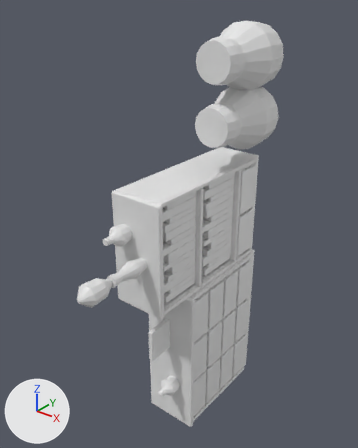
The OBJ model landstalker/data/proxies/merc_chest_718.obj as it was, and as the next commit left it.
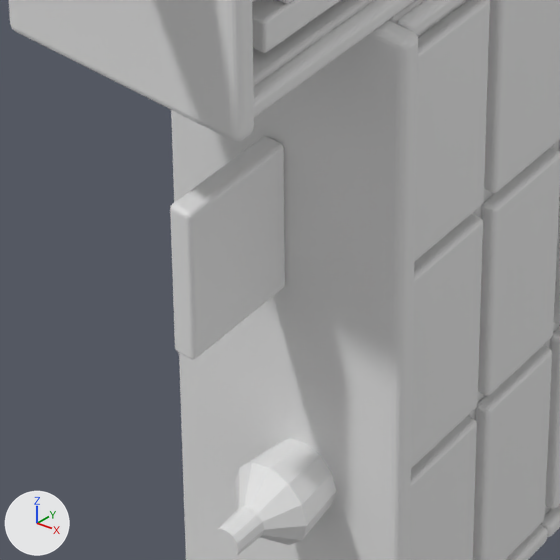
There are two pictures of each version: one whole from a 50 mm camera at (292.5, -126.6, 318.3) aimed at (216.3, -31.4, 259.2), one close up on the part from 33% to 62% of the width and 65% to 89% of the height. Lighting does not change. The marker at lower left points along +X, +Y and +Z. The first two pictures are the older version. Where no turn or scale is listed for an object, it has been applied to the vertices. Vertices at exactly the same position are counted once.

The first close-up shows 'merc_chest_718'.
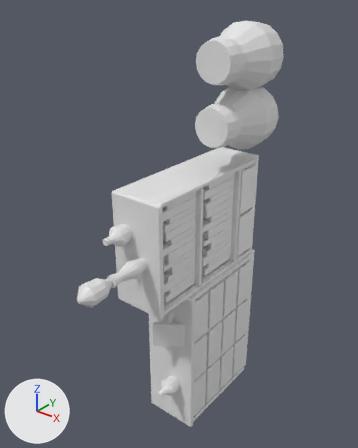
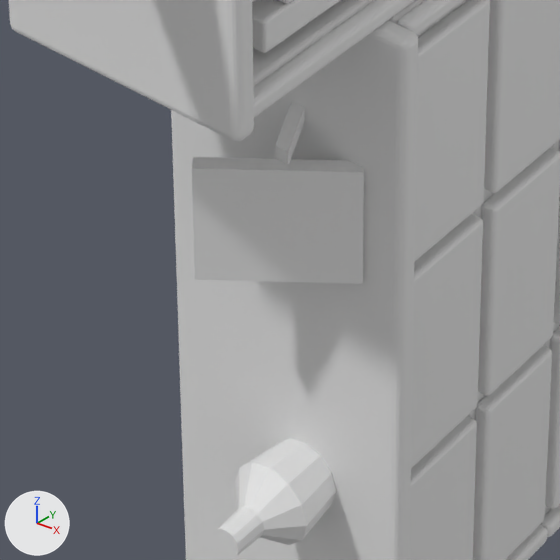
Patch to the scene script:
```diff
--- a/landstalker/data/proxies/merc_chest_718.obj.py
+++ b/landstalker/data/proxies/merc_chest_718.obj.py
@@ me_merc_chest_718 @@
 # used by ob_merc_chest_718; location = (0.0, 0.0, 0.0)
-me_merc_chest_718.from_pydata(...)  # 11512 vertices, 11551 faces; spans x 208.0..229.8, y -69.0..0.0, z 192.0..309.8
+me_merc_chest_718.from_pydata(...)  # 11376 vertices, 11413 faces; spans x 208.0..229.8, y -69.0..0.0, z 192.0..309.8
+# me_merc_chest_718 part 1
+# 151 vertices are removed from x 215.2..216.8, y -44.0..-36.0, z 220.0..230.0
+# 150 faces are deleted
+# 1 vertex moves from x 215.4, y -43.9, z 220.1 to x 218.1, y -36.0, z 233.0
+# 15 vertices are added at x 214.4..222.4, y -41.8..-35.5, z 223.4..233.0
+# 12 new faces join them
```

Location of each change, (x1, y1, x2, y2) in pixels of the close-ups (560 x 560 px):
part 1 of me_merc_chest_718, reshaped: before (170, 136, 285, 360); after (192, 102, 364, 284)
